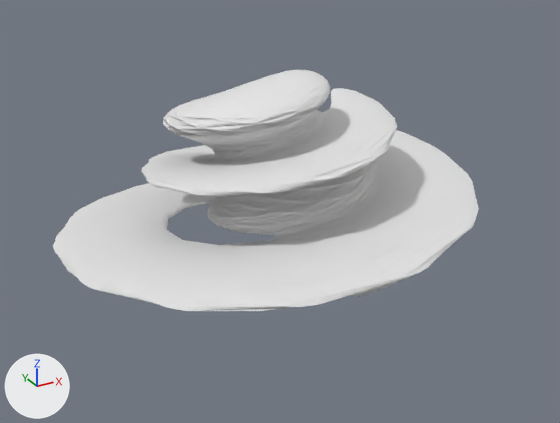
The OBJ model Assets/Models/Stomach/ventre_0019.obj, before and after one commit.
Rendered twice from a camera (50 mm lens) standing at (-70.0, -134.4, 66.8) and looking at (2.8, -2.1, 0.6). Every picture has the same lights, and +X, +Y and +Z are marked at lower left. Where no turn or scale is listed for an object, it has been applied to the vertices. Vertices at the same position are counted once.

The scene before the commit, as lines of its bpy script (objects in view):
```python
me_ventre_0019 = bpy.data.meshes.new('ventre_0019')
me_ventre_0019.from_pydata(...)  # 4178 vertices, 5880 faces; spans x -42.9..41.9, y -44.2..42.3, z -33.9..31.0
ob_ventre_0019 = bpy.data.objects.new('ventre_0019', me_ventre_0019)
ob_ventre_0019.location = (0.0, 0.0, 0.0)
```
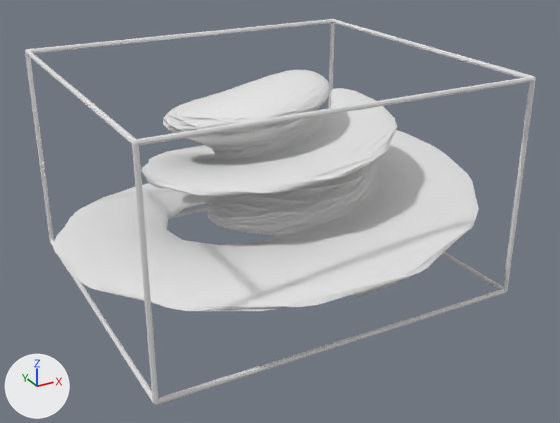
Where the change shows, as pixel boxes (x1, y1, x2, y2) in the pictures (560 x 423 px):
'ventre_0019', reshaped: before (53, 70, 479, 311); after (25, 19, 536, 405)
part 1 of me_ventre_0019, added: after (25, 19, 536, 405)

The change, as a diff of the scene's bpy script:
```diff
--- a/Assets/Models/Stomach/ventre_0019.obj.py
+++ b/Assets/Models/Stomach/ventre_0019.obj.py
@@ me_ventre_0019 @@
 # used by ob_ventre_0019; location = (0.0, 0.0, 0.0)
-me_ventre_0019.from_pydata(...)  # 4178 vertices, 5880 faces; spans x -42.9..41.9, y -44.2..42.3, z -33.9..31.0
+me_ventre_0019.from_pydata(...)  # 3714 vertices, 4664 faces; spans x -42.9..41.9, y -44.2..42.3, z -12.7..32.5
+# me_ventre_0019 part 1: a new loose piece of 208 vertices spanning x -38.4..38.4, y -34.6..34.6, z -12.7..32.5
```
